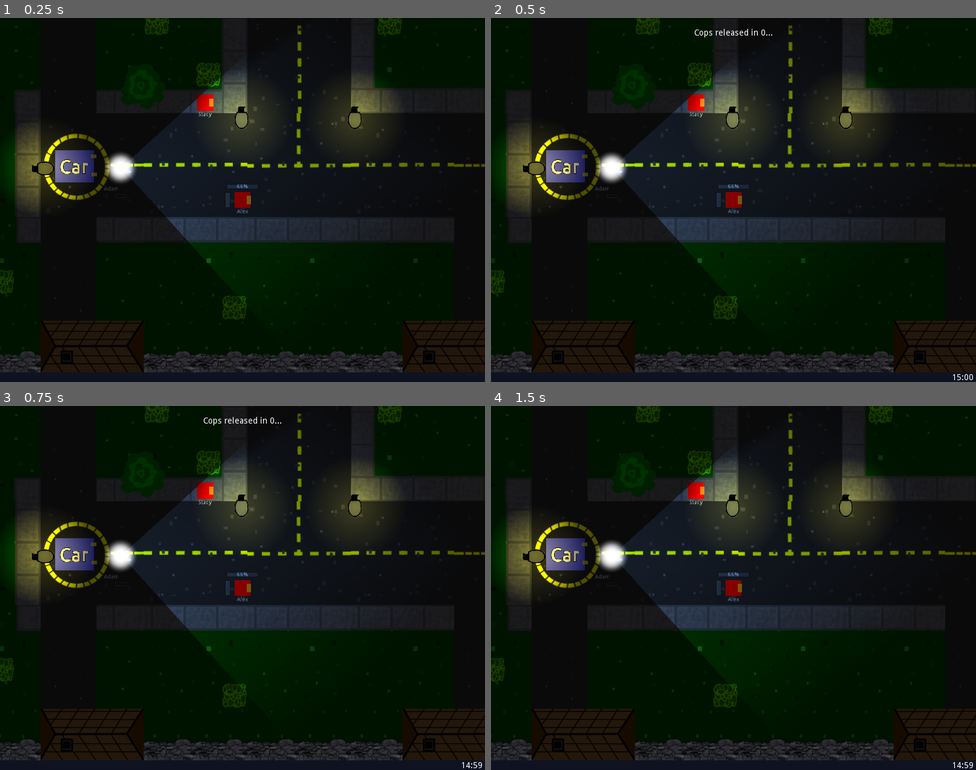
Above: before the commit, frames 1-4 (two rows, left to right).
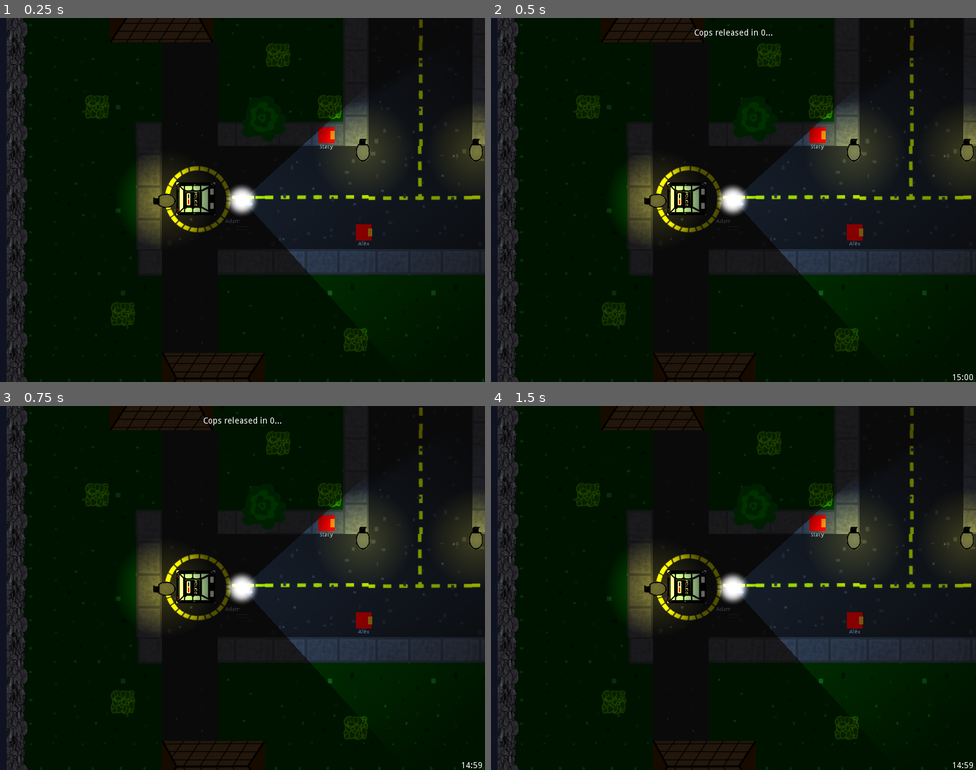
Above: after the commit, the same moments.

Repository: FugitiveTheGame/Fugitive
Game: Godot game, scene res://maps/map_01/Map_01_dev.tscn
Same seed, same stepped clock (60 frames per second), same inputs: the game is played once before the commit and once after it. This scene is started directly instead of the project's main scene.
Inputs:
- Up to frame 1 (0.25 s): no input
- Up to frame 2 (0.5 s): no input
- Up to frame 3 (0.75 s): hold Right (ui_right) from 0.53 s (still down); hold E (use) from 0.53 s (still down)
- Up to frame 4 (1.5 s): tap Enter at 1.25 s; release Right (ui_right) at 1.28 s; release E (use) at 1.28 s; hold Down (ui_down) from 1.28 s (still down); tap H (car_horn) at 1.35 s

The runs differ from the first frame. In frame 1, 37% of the frame differs, in the area x 0-100%, y 0-100%; in frame 2, 37%; in frame 3, 37%; in frame 4, 37%.
Error in both runs: Assertion failed. (res://maps/map_01/Map_01_dev.gd:29)

Commit message:
Car now using the new art

Diff:
--- a/actors/car/Car.tscn
+++ b/actors/car/Car.tscn
@@ -3,7 +3,7 @@
 [ext_resource path="res://actors/car/Car.gd" type="Script" id=1]
 [ext_resource path="res://actors/car/car_move.ogg" type="AudioStream" id=2]
 [ext_resource path="res://actors/car/carhorn.ogg" type="AudioStream" id=3]
-[ext_resource path="res://fonts/content/ContentFont.tres" type="DynamicFont" id=4]
+[ext_resource path="res://actors/car/police_car.png" type="Texture" id=4]
 
 [sub_resource type="RectangleShape2D" id=1]
 
@@ -20,40 +20,6 @@
 scale = Vector2( 4, 4.8 )
 shape = SubResource( 1 )
 
-[node name="ColorRect" type="ColorRect" parent="."]
-margin_left = -40.0
-margin_top = -48.0
-margin_right = 40.0
-margin_bottom = 48.0
-rect_rotation = 89.9999
-rect_pivot_offset = Vector2( 40, 48 )
-color = Color( 0.345098, 0.341176, 1, 1 )
-__meta__ = {
-"_edit_use_anchors_": false
-}
-
-[node name="LeftHeadlight" type="ColorRect" parent="ColorRect"]
-margin_left = 10.3276
-margin_top = -5.56102
-margin_right = 19.3276
-margin_bottom = 7.43898
-rect_pivot_offset = Vector2( 4.22285, 6.78254 )
-color = Color( 0.811765, 0.737255, 0.25098, 1 )
-__meta__ = {
-"_edit_use_anchors_": false
-}
-
-[node name="RightHeadlight" type="ColorRect" parent="ColorRect"]
-margin_left = 55.5422
-margin_top = -7.50275
-margin_right = 64.5422
-margin_bottom = 5.49725
-rect_pivot_offset = Vector2( 4.22285, 6.78254 )
-color = Color( 0.811765, 0.737255, 0.25098, 1 )
-__meta__ = {
-"_edit_use_anchors_": false
-}
-
 [node name="EnterArea" type="Area2D" parent="."]
 rotation = 1.57079
 collision_layer = 8
@@ -69,17 +35,6 @@
 stream = ExtResource( 3 )
 max_distance = 3000.0
 
-[node name="DebugLabel" type="Label" parent="."]
-anchor_left = 0.5
-anchor_top = 0.5
-anchor_right = 0.5
-anchor_bottom = 0.5
-margin_left = -36.5
-margin_top = -26.0
-margin_right = 36.5
-margin_bottom = 26.0
-custom_fonts/font = ExtResource( 4 )
-text = "Car"
-__meta__ = {
-"_edit_use_anchors_": false
-}
+[node name="Sprite" type="Sprite" parent="."]
+z_index = 1
+texture = ExtResource( 4 )
--- a/maps/map_01/Map_01_dev.gd
+++ b/maps/map_01/Map_01_dev.gd
@@ -3,7 +3,7 @@
 func _ready():
 	#._ready() # We want to override ready and NOT call the base impl!
 	# Change this to false to play as a Hider
-	var be_seeker := false
+	var be_seeker := true
 
 	var playerData = PlayerLobbyData.new()
 	Network.players[1] = playerData
